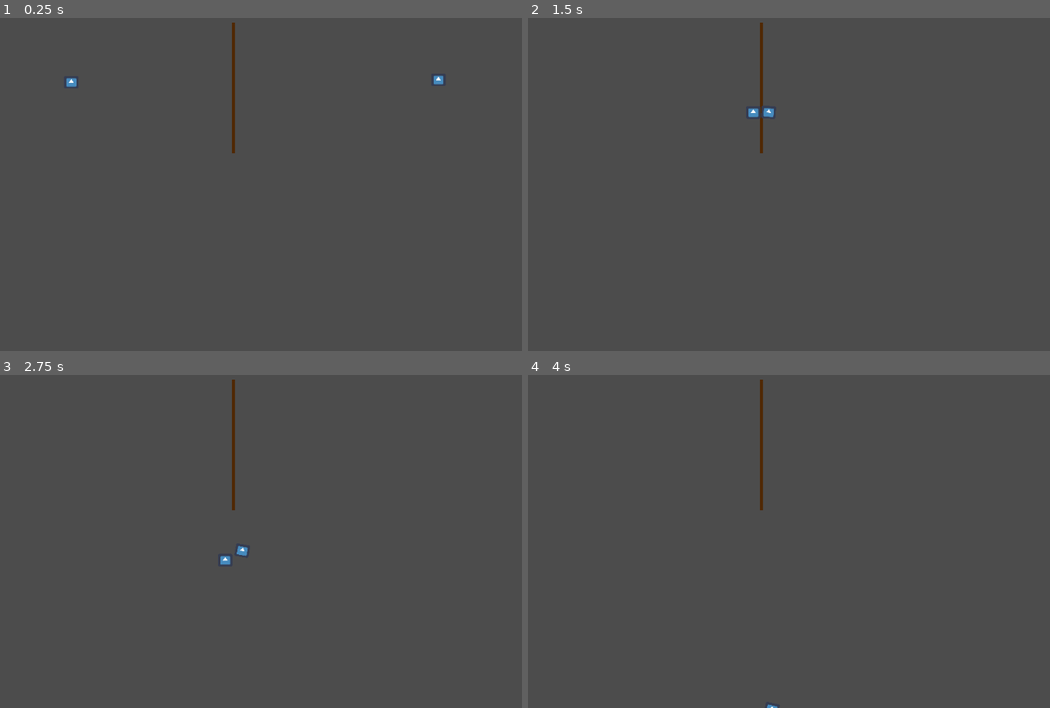
Above: before the commit, frames 1-4 (two rows, left to right).
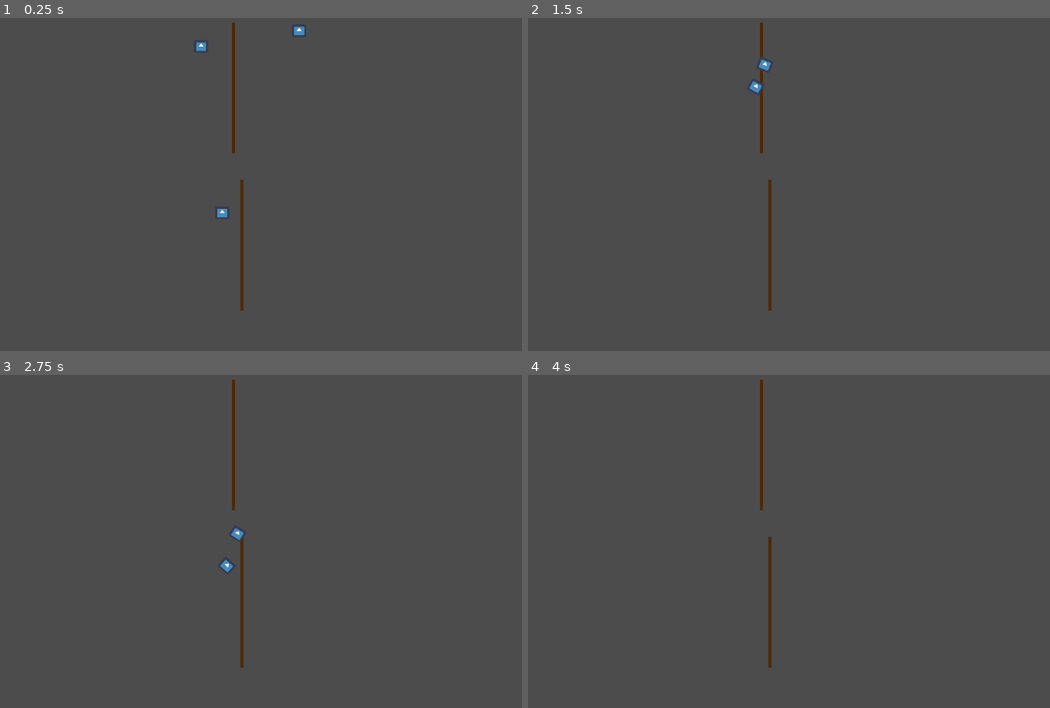
Above: after the commit, the same moments.

Repository: bitwes/Godot30Scratch
Game: Godot game, scene res://Main.tscn
The game is run twice, just before and just after one commit, with the same random seed, the same clock (stepped at 60 frames per second) and the same inputs. The project has no main scene, so this scene is started directly. The engine's default icon, where the game draws it, is replaced by a stand-in: a white triangle on a blue panel in a dark square.
Inputs:
- Up to frame 1 (0.25 s): no input
- Up to frame 2 (1.5 s): no input
- Up to frame 3 (2.75 s): no input
- Up to frame 4 (4 s): no input

The runs differ from the first frame. In frame 1, 0.5% of the frame differs, in the area x 12-86%, y 2-88%; in frame 2, 0.5%; in frame 3, 0.4%; in frame 4, 0.3%.

Commit message:
dupe fast moving not hitting

Diff:
--- a/ThickerWallsDemo/Main.tscn
+++ b/ThickerWallsDemo/Main.tscn
@@ -7,15 +7,21 @@
 custom_solver_bias = 0.0
 extents = Vector2( 104.8, 24.2 )
 
+[sub_resource type="RectangleShape2D" id=3]
+
+custom_solver_bias = 0.0
+extents = Vector2( 103.8, 1.65857 )
+
 [sub_resource type="RectangleShape2D" id=2]
 
 custom_solver_bias = 0.0
-extents = Vector2( 10, 10 )
+extents = Vector2( 1, 1.5 )
 
 [node name="Node2D" type="Node2D" index="0"]
 
 [node name="Wall" type="StaticBody2D" parent="." index="0"]
 
+editor/display_folded = true
 position = Vector2( 405, 161 )
 input_pickable = false
 collision_layer = 1
@@ -45,7 +51,7 @@
 
 [node name="LeftBox" type="CollisionShape2D" parent="Wall" index="1"]
 
-position = Vector2( -21, -1 )
+position = Vector2( -18.25, 0.75 )
 rotation = 1.5708
 shape = SubResource( 1 )
 one_way_collision = true
@@ -53,15 +59,53 @@
 
 [node name="LeftBox2" type="CollisionShape2D" parent="Wall" index="2"]
 
-position = Vector2( 22.5, -1.5 )
+position = Vector2( 16.4, 1.5 )
 rotation = 4.71239
+scale = Vector2( 1, 0.904412 )
 shape = SubResource( 1 )
 one_way_collision = true
 _sections_unfolded = [ "Transform" ]
 
-[node name="RigidBullet" type="RigidBody2D" parent="." index="1"]
-
-position = Vector2( 23.5, 151 )
+[node name="Wall2" type="StaticBody2D" parent="." index="1"]
+
+position = Vector2( 419, 422 )
+input_pickable = false
+collision_layer = 1
+collision_mask = 1
+constant_linear_velocity = Vector2( 0, 0 )
+constant_angular_velocity = 0.0
+friction = 1.0
+bounce = 0.0
+
+[node name="ColorRect" type="ColorRect" parent="Wall2" index="0"]
+
+anchor_left = 0.0
+anchor_top = 0.0
+anchor_right = 0.0
+anchor_bottom = 0.0
+margin_left = -2.0
+margin_top = -106.0
+margin_right = 3.0
+margin_bottom = 111.0
+rect_pivot_offset = Vector2( 0, 0 )
+mouse_filter = 0
+mouse_default_cursor_shape = 0
+size_flags_horizontal = 1
+size_flags_vertical = 1
+color = Color( 0.316406, 0.158165, 0.0185394, 1 )
+_sections_unfolded = [ "Rect" ]
+
+[node name="OneBox" type="CollisionShape2D" parent="Wall2" index="1"]
+
+position = Vector2( 0.399994, 1.5 )
+rotation = 4.71239
+scale = Vector2( 1, 0.904412 )
+shape = SubResource( 3 )
+_sections_unfolded = [ "Transform" ]
+
+[node name="RigidBullet" type="RigidBody2D" parent="." index="2"]
+
+position = Vector2( 123, 91.5 )
 input_pickable = false
 collision_layer = 1
 collision_mask = 1
@@ -76,11 +120,14 @@
 contact_monitor = false
 sleeping = false
 can_sleep = true
-linear_velocity = Vector2( 500, 0 )
+linear_velocity = Vector2( 1000, 0 )
 linear_damp = -1.0
 angular_velocity = 0.0
 angular_damp = -1.0
 _sections_unfolded = [ "Linear" ]
+__meta__ = {
+"_edit_group_": true
+}
 
 [node name="Sprite" type="Sprite" parent="RigidBullet" index="0"]
 
@@ -94,9 +141,9 @@
 shape = SubResource( 2 )
 _sections_unfolded = [ "Transform" ]
 
-[node name="RigidBullet2" type="RigidBody2D" parent="." index="2"]
-
-position = Vector2( 861.5, 147 )
+[node name="RigidBullet2" type="RigidBody2D" parent="." index="3"]
+
+position = Vector2( 631, 65.5 )
 input_pickable = false
 collision_layer = 1
 collision_mask = 1
@@ -116,6 +163,9 @@
 angular_velocity = 0.0
 angular_damp = -1.0
 _sections_unfolded = [ "Linear" ]
+__meta__ = {
+"_edit_group_": true
+}
 
 [node name="Sprite" type="Sprite" parent="RigidBullet2" index="0"]
 
@@ -128,3 +178,41 @@
 
 shape = SubResource( 2 )
 _sections_unfolded = [ "Transform" ]
+
+[node name="RigidBullet3" type="RigidBody2D" parent="." index="4"]
+
+position = Vector2( 158, 367.5 )
+input_pickable = false
+collision_layer = 1
+collision_mask = 1
+mode = 0
+mass = 1.0
+friction = 1.0
+bounce = 0.0
+gravity_scale = 1.0
+custom_integrator = false
+continuous_cd = 0
+contacts_reported = 0
+contact_monitor = false
+sleeping = false
+can_sleep = true
+linear_velocity = Vector2( 1000, 0 )
+linear_damp = -1.0
+angular_velocity = 0.0
+angular_damp = -1.0
+_sections_unfolded = [ "Linear" ]
+__meta__ = {
+"_edit_group_": true
+}
+
+[node name="Sprite" type="Sprite" parent="RigidBullet3" index="0"]
+
+position = Vector2( -1.50002, 0.150009 )
+scale = Vector2( 0.36875, 0.326563 )
+texture = ExtResource( 1 )
+_sections_unfolded = [ "Transform" ]
+
+[node name="CollisionShape2D" type="CollisionShape2D" parent="RigidBullet3" index="1"]
+
+shape = SubResource( 2 )
+_sections_unfolded = [ "Transform" ]
Not shown: 1 places in ThickerWallsDemo/Main.tscn that only renumber resources
